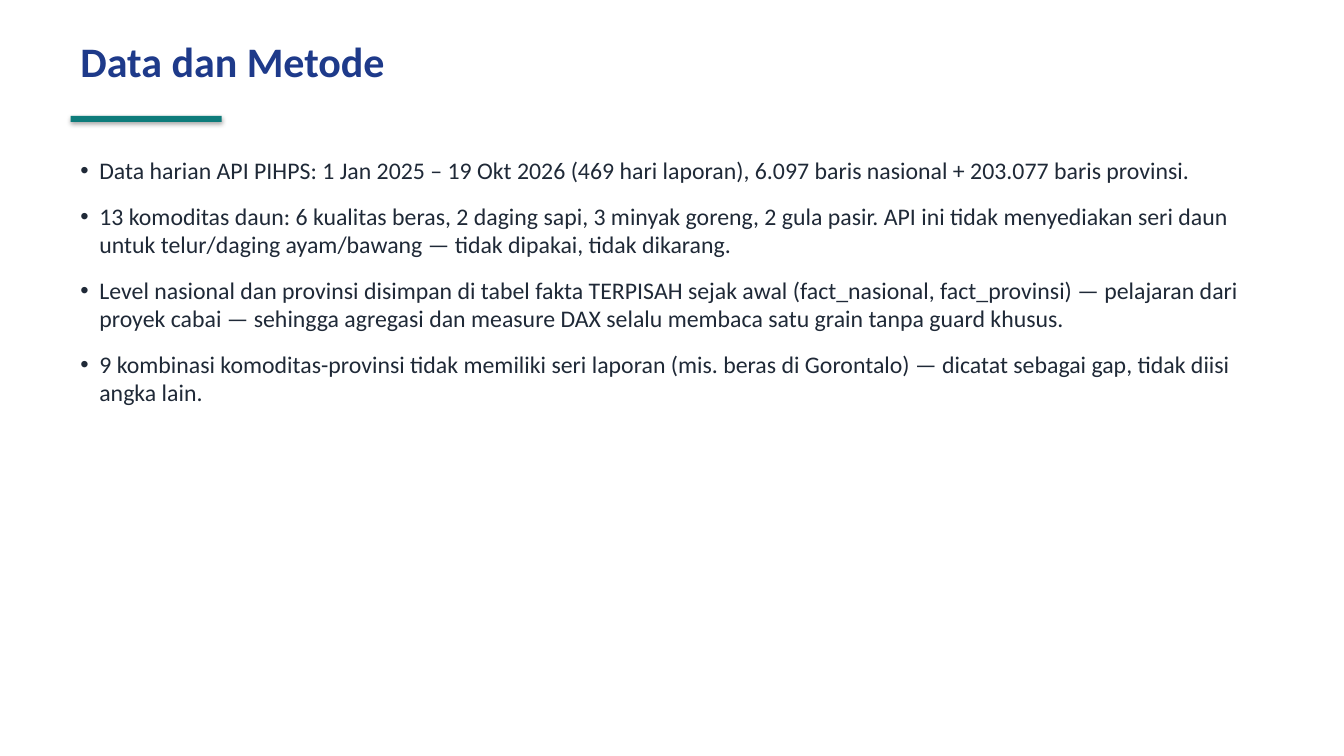
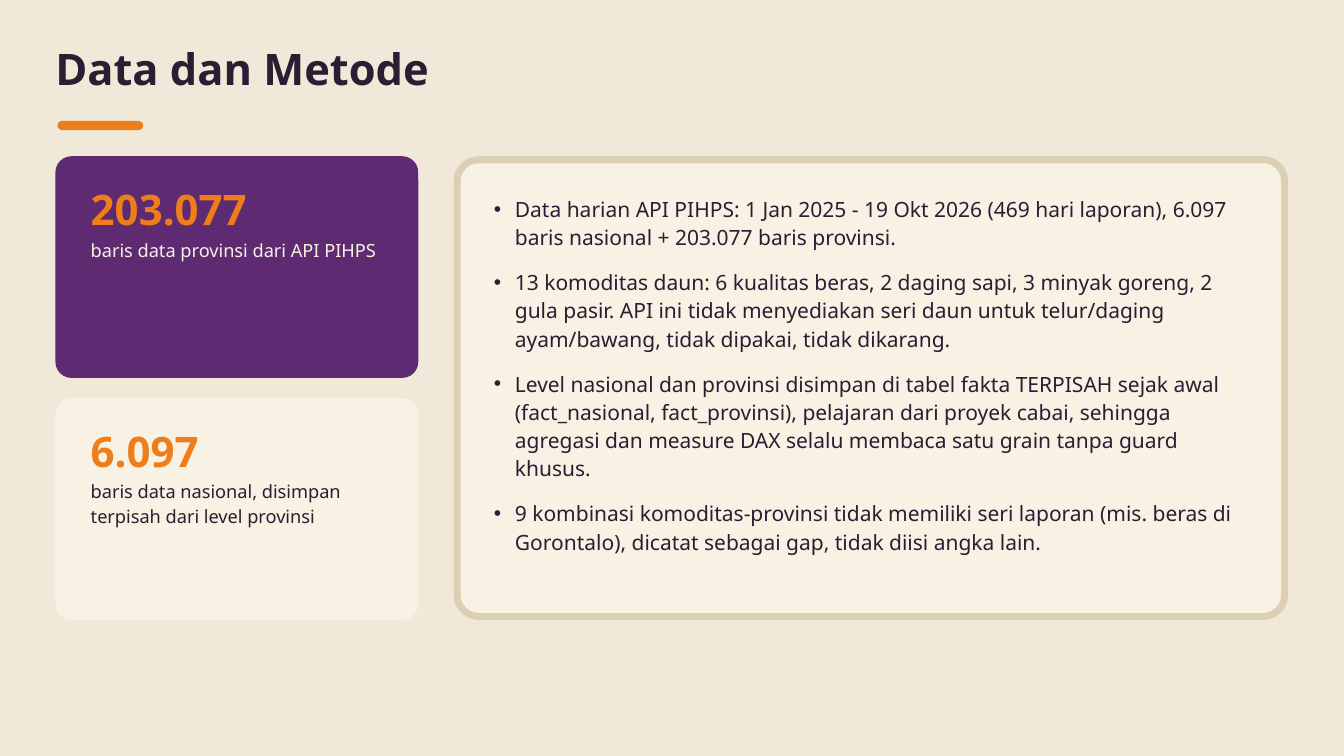
Before and after one commit to baghizash/harga-pangan-nasional-2026, a slide deck: slide 3 of Portofolio-Analisis-Harga-Pangan.pptx. Drawn at 1344x756 pixels with LibreOffice and Linux fonts; fonts in the diff are those of the drawing. Boxes give left, top, right and bottom in pixels: in the first picture for what was removed or moved away, otherwise in the second. Text is boxed around its words. In the diff, an @@ line names an element or a change of style, - is before the commit and + after.

```diff
--- a/Portofolio-Analisis-Harga-Pangan.pptx
+++ b/Portofolio-Analisis-Harga-Pangan.pptx
@@ background #FFFFFF to #F0E8D8 @@
@@ text "Data dan Metode": place and size @@
-text "Data dan Metode" at <box>80,47,385,78</box>
+text "Data dan Metode" at <box>55,52,428,86</box>
@@ text "Data dan Metode" at <box>55,52,428,86</box>: size 30 to 31 pt, font Calibri to Noto Sans, text colour #1E3A8A to #2A1E33; less space between paragraphs @@
@@ rounded rectangle: place and size @@
-rounded rectangle at <box>71,116,222,122</box>
+rounded rectangle at <box>57,121,143,130</box>
@@ rounded rectangle at <box>57,121,143,130</box>: rectangle to rounded rectangle; fill #0E7C7B to #EF7D1A; shadow off @@
@@ rounded rectangle added at <box>55,156,418,378</box>, fill #5E2A72 @@
@@ rounded rectangle added at <box>454,156,1289,620</box>, fill #DDCFB4 @@
@@ rounded rectangle added at <box>461,163,1281,613</box>, fill #F8F2E4 @@
@@ text added at <box>91,194,376,262</box>, 13 pt, text #F8F2E4 @@
+203.077
+baris data provinsi dari API PIHPS
@@ text at <box>515,201,1231,555</box>: text changed; size 17 to 15 pt; font Calibri to Noto Sans; text colour #1F2937 to #2A1E33 @@
-• Data harian API PIHPS: 1 Jan 2025 – 19 Okt 2026 (469 hari laporan), 6.097 baris nasional + 203.077 baris provinsi.
-• 13 komoditas daun: 6 kualitas beras, 2 daging sapi, 3 minyak goreng, 2 gula pasir. API ini tidak menyediakan seri daun untuk telur/daging ayam/bawang — tidak dipakai, tidak dikarang.
-• Level nasional dan provinsi disimpan di tabel fakta TERPISAH sejak awal (fact_nasional, fact_provinsi) — pelajaran dari proyek cabai — sehingga agregasi dan measure DAX selalu membaca satu grain tanpa guard khusus.
-• 9 kombinasi komoditas-provinsi tidak memiliki seri laporan (mis. beras di Gorontalo) — dicatat sebagai gap, tidak diisi angka lain.
+• Data harian API PIHPS: 1 Jan 2025 - 19 Okt 2026 (469 hari laporan), 6.097 baris nasional + 203.077 baris provinsi.
+• 13 komoditas daun: 6 kualitas beras, 2 daging sapi, 3 minyak goreng, 2 gula pasir. API ini tidak menyediakan seri daun untuk telur/daging ayam/bawang, tidak dipakai, tidak dikarang.
+• Level nasional dan provinsi disimpan di tabel fakta TERPISAH sejak awal (fact_nasional, fact_provinsi), pelajaran dari proyek cabai, sehingga agregasi dan measure DAX selalu membaca satu grain tanpa guard khusus.
+• 9 kombinasi komoditas-provinsi tidak memiliki seri laporan (mis. beras di Gorontalo), dicatat sebagai gap, tidak diisi angka lain.
@@ rounded rectangle added at <box>55,398,418,620</box>, fill #F8F2E4 @@
@@ text added at <box>91,436,341,528</box>, 13 pt, text #2A1E33 @@
+6.097
+baris data nasional, disimpan terpisah dari level provinsi
```
Also in this commit, not shown: 9 other slides changed.
